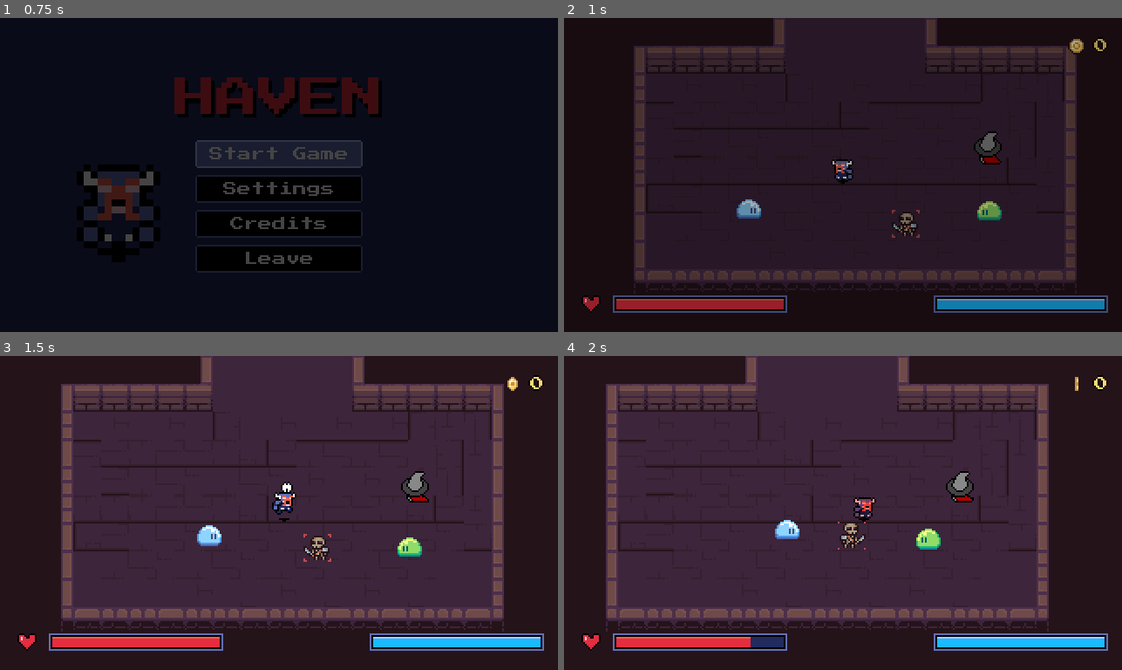
Above: before the commit, frames 1-4 (two rows, left to right).
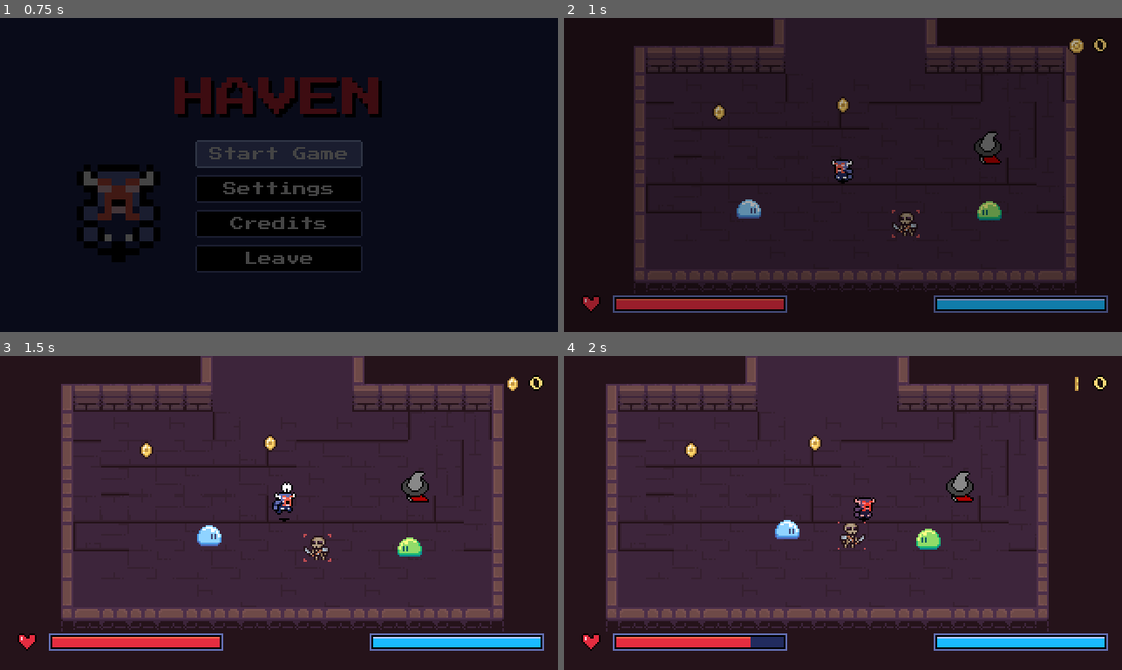
Above: after the commit, the same moments.

Repository: DaEpickid540/haven-2026
Game: Godot game, scene res://Scenes/main.tscn
The game is run twice, just before and just after one commit, with the same random seed, the same clock (stepped at 60 frames per second) and the same inputs.
Inputs (mouse positions are in pixels of both pictures, inside the frame that each line leads up to):
- Up to frame 1 (0.75 s): click "Start Game" at 0.5 s
- Up to frame 2 (1 s): no input
- Up to frame 3 (1.5 s): move the mouse to (401, 497) at 1.27 s; hold Right (right) from 1.28 s (still down); tap J (attack) at 1.35 s; click (401, 497) at 1.42 s
- Up to frame 4 (2 s): keep holding Right (right)

Frame 1 is identical in both runs. In frame 2, 0.1% of the frame differs, in the area x 26-51%, y 25-33%; in frame 3, 0.2%, in the area x 25-50%, y 25-33%; in frame 4, 0.2%.

Commit message:
made coins for hub

Diff:
--- a/Scenes/dunegon_hub.tscn
+++ b/Scenes/dunegon_hub.tscn
@@ -7,8 +7,9 @@
 [ext_resource type="PackedScene" uid="uid://d3wpnvgylt40e" path="res://Scenes/LeaveHubModal.tscn" id="4_leave"]
 [ext_resource type="PackedScene" uid="uid://q5pxe0da1c0p" path="res://Scenes/shopkeeper.tscn" id="5_37qhs"]
 [ext_resource type="PackedScene" uid="uid://cqundqlt10qo0" path="res://Scenes/shop.tscn" id="5_shop"]
-[ext_resource type="PackedScene" path="res://Scenes/skeleton.tscn" id="6_skel"]
+[ext_resource type="PackedScene" uid="uid://bn1x13txttkg" path="res://Scenes/skeleton.tscn" id="6_skel"]
 [ext_resource type="PackedScene" uid="uid://d1w04finjod5s" path="res://slime_blue.tscn" id="9_7sj57"]
+[ext_resource type="PackedScene" path="res://Scenes/coin.tscn" id="10_prlfk"]
 
 [sub_resource type="TileSetAtlasSource" id="TileSetAtlasSource_mry4j"]
 texture = ExtResource("1_4hdsq")
@@ -168,6 +169,14 @@
 [node name="SlimeBlue" parent="." unique_id=1556184731 instance=ExtResource("9_7sj57")]
 position = Vector2(101, 109)
 
+[node name="Coins" type="Node2D" parent="." unique_id=540540695]
+
+[node name="Coin" parent="Coins" unique_id=685441500 instance=ExtResource("10_prlfk")]
+position = Vector2(161, 50)
+
+[node name="Coin2" parent="Coins" unique_id=313324363 instance=ExtResource("10_prlfk")]
+position = Vector2(90, 54)
+
 [connection signal="begin_descent" from="." to="LeaveHubModal" method="open"]
 [connection signal="entered" from="LeaveHubModal" to="." method="_on_leave_hub_modal_entered"]
 [connection signal="stayed" from="LeaveHubModal" to="." method="_on_leave_hub_modal_stayed"]
